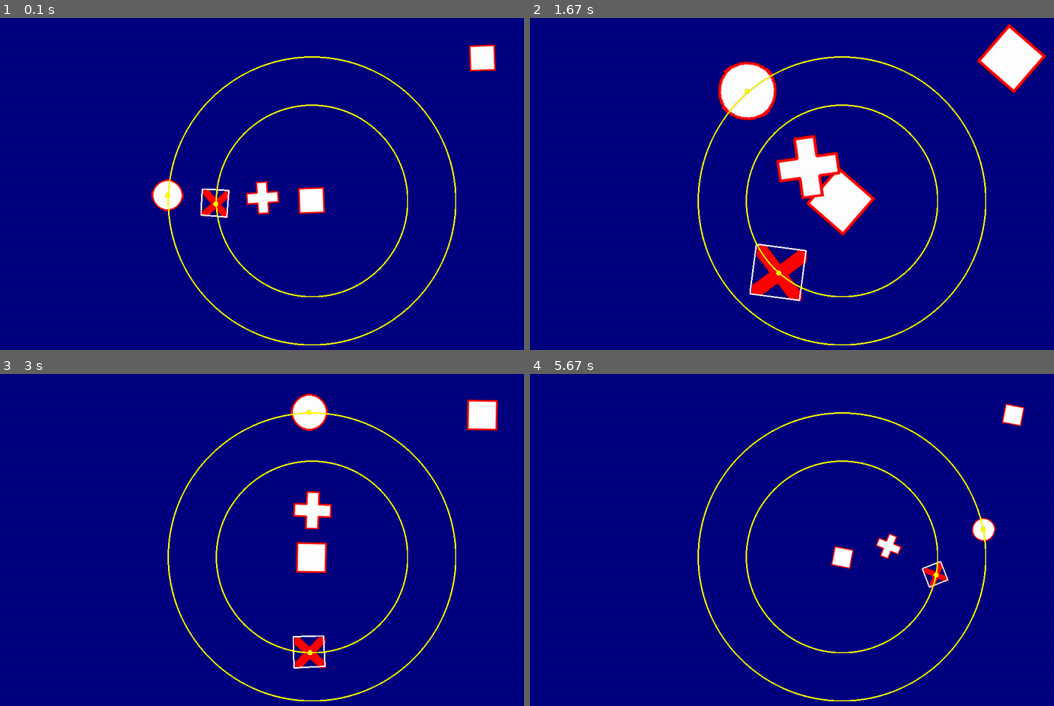
Above: before the commit, frames 1-4 (two rows, left to right).
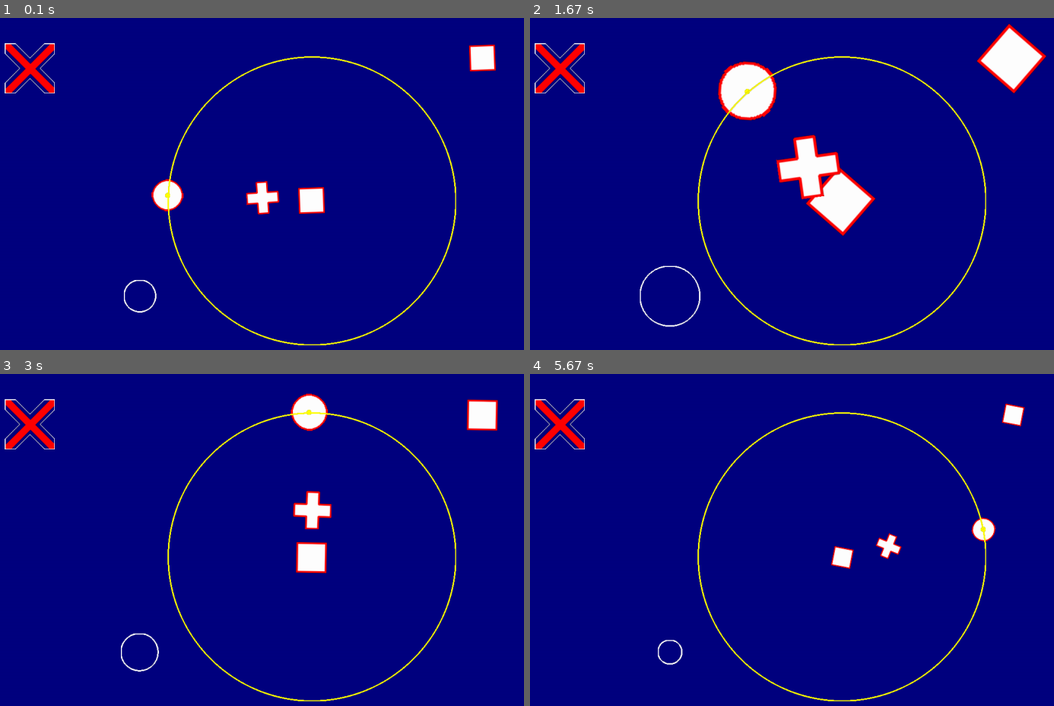
Above: after the commit, the same moments.

Repository: francis-clairicia/PyDiamond
Game: pygame game, started from main.py
The game is run twice, just before and just after one commit, with the same random seed, the same clock (stepped at 60 frames per second) and the same inputs.
Inputs:
- Up to frame 1 (0.1 s): no input
- Up to frame 2 (1.67 s): no input
- Up to frame 3 (3 s): no input
- Up to frame 4 (5.67 s): no input

The runs differ from the first frame. In frame 1, 1.9% of the frame differs, in the area x 0-78%, y 7-89%; in frame 2, 2.7%, in the area x 0-78%, y 7-94%; in frame 3, 2.0%; in frame 4, 1.7%.

Commit message:
[TEST] Draw outline along CrossShape

Diff:
--- a/main.py
+++ b/main.py
@@ -23,7 +23,7 @@
         self.__r: RectangleShape = RectangleShape(50, 50, WHITE)
         self.__p: PolygonShape = PolygonShape(WHITE)
         self.__c: CircleShape = CircleShape(30, WHITE)
-        self.__x: CrossShape = CrossShape(*self.__r.get_local_size(), outline_color=RED, outline=20)
+        self.__x: CrossShape = CrossShape(100, 100, outline_color=RED, outline=20)
         self.__s: Sprite = Sprite()
         self.__p.set_points(
             [
@@ -45,14 +45,15 @@
         self.__r.center = window.center
         self.__r.set_position(center=window.center)
         self.__p.center = self.__r.centerx - window.centery / 4, window.centery
-        self.__x.center = self.__r.centerx - window.centery / 2, window.centery
+        # self.__x.center = self.__r.centerx - window.centery / 2, window.centery
+        self.__x.center = (120, 120)
         self.__c.center = self.__r.centerx - window.centery * 3 / 4, window.centery
 
-        self.__x_trajectory: CircleShape = CircleShape(
-            abs(self.__x.centerx - self.__r.centerx), TRANSPARENT, outline_color=YELLOW,
-        )
-        self.__x_trajectory.center = self.__r.center
-        self.__x_center: CircleShape = CircleShape(5, YELLOW, outline=0)
+        # self.__x_trajectory: CircleShape = CircleShape(
+        #     abs(self.__x.centerx - self.__r.centerx), TRANSPARENT, outline_color=YELLOW,
+        # )
+        # self.__x_trajectory.center = self.__r.center
+        # self.__x_center: CircleShape = CircleShape(5, YELLOW, outline=0)
 
         self.__c_trajectory: CircleShape = CircleShape(
             abs(self.__c.centerx - self.__r.centerx), TRANSPARENT, outline_color=YELLOW
@@ -64,7 +65,7 @@
         self.__scale: float = 1
         self.__scale_growth: int = 1
         self.__s.center = window.width * 3 / 4, 100
-        # self.__shape_copy.center = window.width / 4, window.height * 3 / 4
+        self.__shape_copy.center = window.width / 4, window.height * 3 / 4
         # self.__r.hide()
         # self.window.after(3000, self.window.close)
 
@@ -74,8 +75,8 @@
             self.__r.rotate(degrees)
             self.__p.rotate(-degrees, point=self.__r.center)
             self.__p.rotate(degrees * 3)
-            self.__x.rotate(degrees, point=self.__r.center)
-            self.__x.rotate(-degrees * 3)
+            # self.__x.rotate(degrees, point=self.__r.center)
+            # self.__x.rotate(-degrees * 3)
             self.__c.rotate(-degrees, point=self.__r.center)
             self.__scale += 0.02 * self.__scale_growth
             if self.__scale >= 2:
@@ -84,14 +85,13 @@
                 self.__scale_growth = 1
             self.__r.scale = self.__scale
             self.__p.scale = self.__scale
-            self.__x.scale = self.__scale
+            # self.__x.scale = self.__scale
             self.__c.scale = self.__scale
             # self.__s.scale = self.__scale
-        self.__x_center.center = self.__x.center
+        # self.__x_center.center = self.__x.center
         self.__c_center.center = self.__c.center
         self.__s.default_image = self.__r.to_surface()
-        self.__shape_copy.set_points(self.__x.get_vertices())
-        self.__shape_copy.center = self.__x.center
+        self.__shape_copy.set_points(self.__c.get_vertices())
 
     def draw(self) -> None:
         self.window.clear(BLUE_DARK)
@@ -103,8 +103,8 @@
         self.window.draw(self.__s)
         self.window.draw(self.__x)
         self.window.draw(self.__shape_copy)
-        self.window.draw(self.__x_center)
-        self.window.draw(self.__x_trajectory)
+        # self.window.draw(self.__x_center)
+        # self.window.draw(self.__x_trajectory)
 
 
 class AnimationScene(Scene):
--- a/my_pygame/shape.py
+++ b/my_pygame/shape.py
@@ -410,6 +410,11 @@
         local_rect: Rect = image.get_rect()
         pygame.draw.line(image, self.outline_color, local_rect.topleft, local_rect.bottomright, width=self.outline)
         pygame.draw.line(image, self.outline_color, local_rect.topright, local_rect.bottomleft, width=self.outline)
+
+        all_points: List[Vector2] = self.__get_points(local_rect, 2)
+        if len(all_points) > 2:
+            # pygame.draw.lines(image, "white", False, all_points, width=2)
+            pygame.draw.polygon(image, "white", all_points, width=2)
         return image
 
     def get_local_size(self) -> Tuple[float, float]:
@@ -424,6 +429,34 @@
         center: Vector2 = Vector2(self.center)
         return [center + (point - local_center).rotate(-self.angle) for point in corners]
 
+    def __get_points(self, rect: Rect, outline_size: int) -> List[Vector2]:
+        rect = rect.copy()
+        outline_size = max(outline_size, 0)
+        rect.width -= outline_size if rect.right > outline_size - 1 else 0
+        rect.height -= outline_size if rect.bottom > outline_size - 1 else 0
+        line_width: float = self.outline
+        w_offset: float = line_width
+        h_offset: float = line_width
+        center_offset: float = line_width
+        return [
+            Vector2(rect.left, rect.top),
+            Vector2(rect.left + w_offset, rect.top),
+            Vector2(rect.centerx, rect.centery - center_offset),
+            Vector2(rect.right - w_offset, rect.top),
+            Vector2(rect.right, rect.top),
+            Vector2(rect.right, rect.top + h_offset),
+            Vector2(rect.centerx + center_offset, rect.centery),
+            Vector2(rect.right, rect.bottom - h_offset),
+            Vector2(rect.right, rect.bottom),
+            Vector2(rect.right - w_offset, rect.bottom),
+            Vector2(rect.centerx, rect.centery + center_offset),
+            Vector2(rect.left + w_offset, rect.bottom),
+            Vector2(rect.left, rect.bottom),
+            Vector2(rect.left, rect.bottom - h_offset),
+            Vector2(rect.centerx - center_offset, rect.centery),
+            Vector2(rect.left, rect.top + h_offset),
+        ]
+
     @property
     def color(self) -> Color:
         return TRANSPARENT
